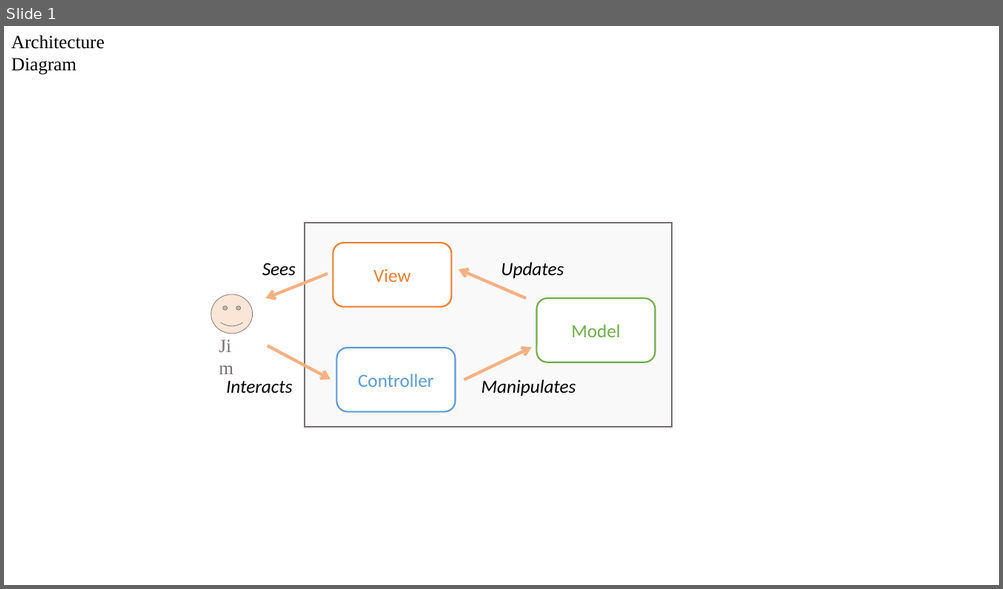
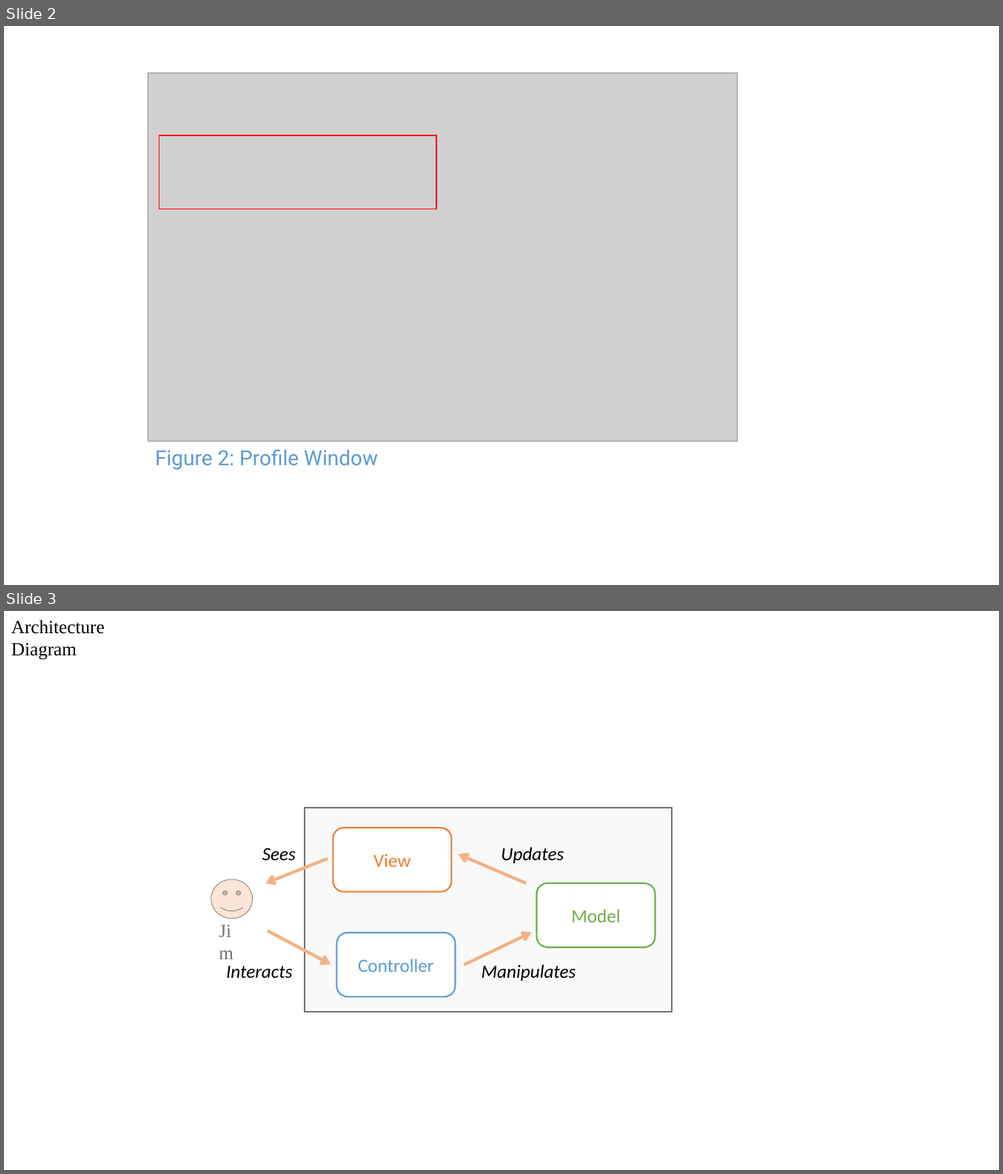
Before and after one commit to CS2103AUG2016-W11-C1/main, a slide deck: doc/DeveloperGuide.pptx. Shown one above the other, each under a label of ours: slide 1 before the commit, slides 2 and 3 after it. The pictures are 1003x589 and 1003x1174 pixels, drawn with LibreOffice and Linux fonts; fonts in the diff are those of the drawing; grey boxes stand for pictures. Boxes give left, top, right and bottom in pixels: in the first picture for what was removed or moved away, otherwise in the second. Text is boxed around its words. In the diff, an @@ line names an element or a change of style, - is before the commit and + after.

```diff
--- a/doc/DeveloperGuide.pptx
+++ b/doc/DeveloperGuide.pptx
@@ slide 2 added at (4,26,999,585), background #FFFFFF @@
@@ picture added at (148,73,737,442) @@
@@ rectangle added at (159,136,437,210), outline #FF0000 1 pt @@
@@ text added at (155,449,378,470), 20 pt, text #5B9BD5 @@
+Figure 2: Profile Window
@@ what was slide 1 is now slide 3 @@
```
Also in this commit, not shown: 1 slide changed, 1 other slide added, 5 other files.
